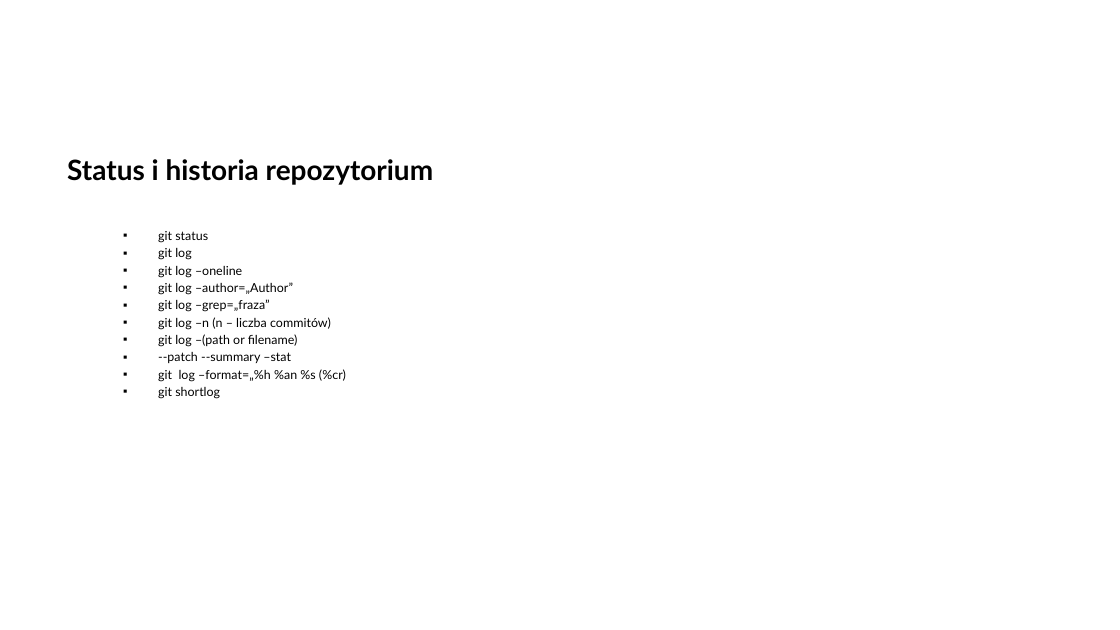
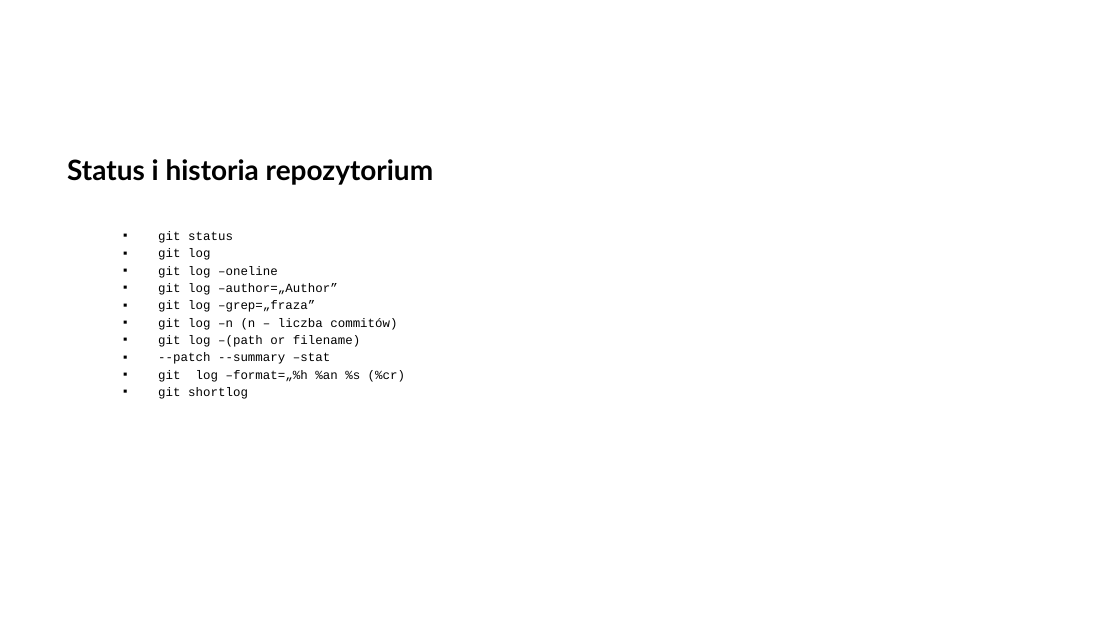
Before and after one commit to arturkwiek/gitlab-tutorial, a slide deck: slide 15 of gitLab - tutorial - git.pptx (slide 14 before the commit). Drawn at 1120x630 pixels with LibreOffice and Linux fonts; fonts in the diff are those of the drawing; background and template pictures are left out. Boxes give left, top, right and bottom in pixels: in the first picture for what was removed or moved away, otherwise in the second. Text is boxed around its words. In the diff, an @@ line names an element or a change of style, - is before the commit and + after.

```diff
--- a/gitLab - tutorial - git.pptx
+++ b/gitLab - tutorial - git.pptx
@@ text at (158,231,405,399): font Lato to Courier New in "git status", "git log", "git log –oneline", "git log –author=„Author”" and 6 more places @@
```
Also in this commit, not shown: 9 other slides changed, 4 slides added, 3 slides removed.
